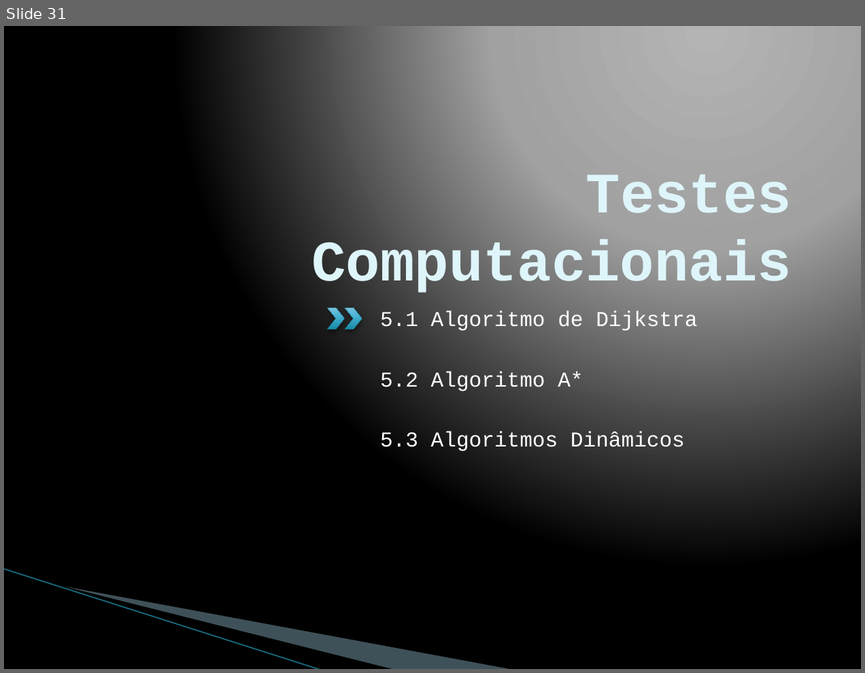
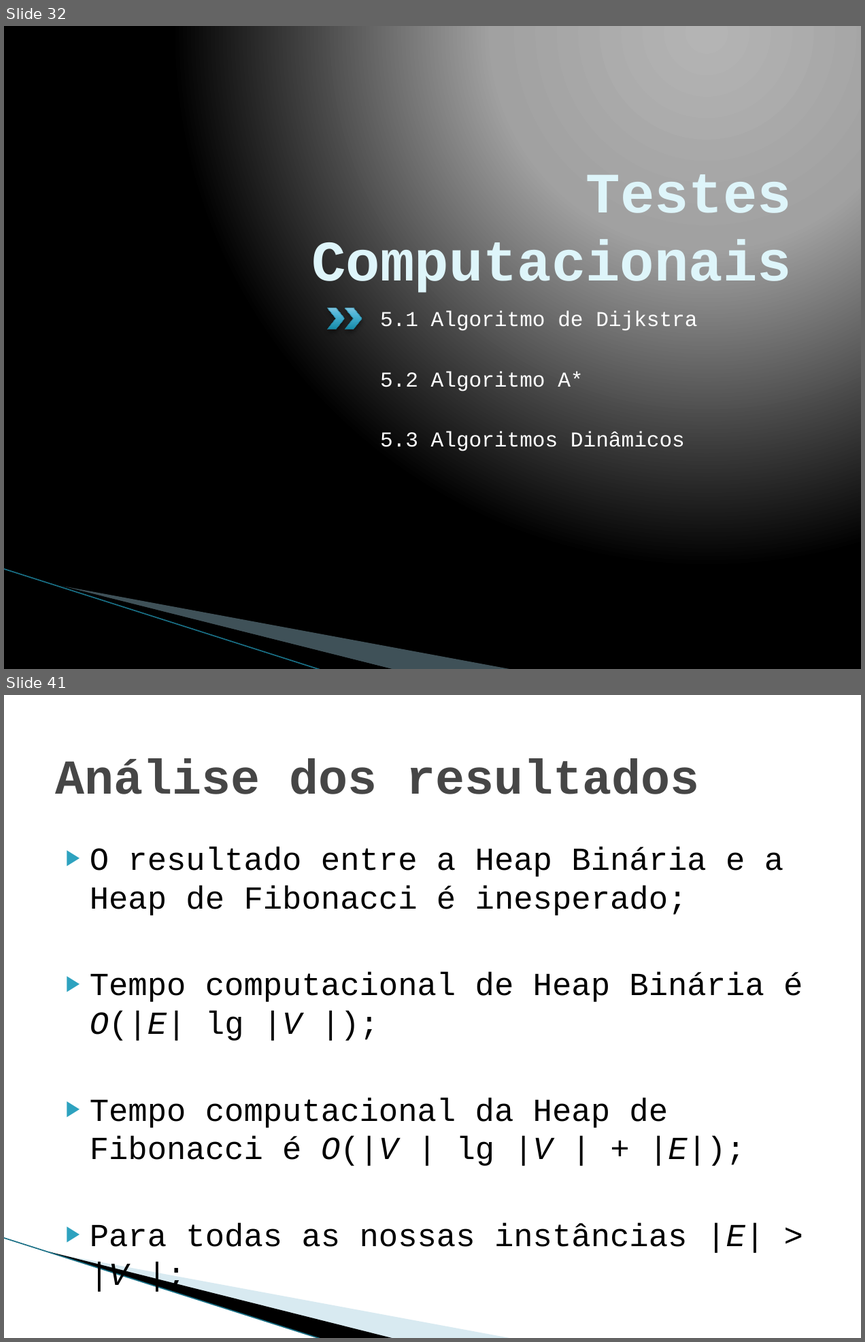
Before and after one commit to pedrohbh/PG-Dissertacao, a slide deck: Academia/Apresentação PG/Apresentação PG.pptx. Shown one above the other, each under a label of ours: slide 31 before the commit, slides 32 and 41 after it; the slides between them are not shown. The pictures are 865x673 and 865x1342 pixels, drawn with LibreOffice and Linux fonts; fonts in the diff are those of the drawing; background and template pictures are left out. Boxes give left, top, right and bottom in pixels: in the first picture for what was removed or moved away, otherwise in the second. Text is boxed around its words. In the diff, an @@ line names an element or a change of style, - is before the commit and + after.

```diff
--- a/Academia/Apresentação PG/Apresentação PG.pptx
+++ b/Academia/Apresentação PG/Apresentação PG.pptx
@@ slide 41 added at <box>4,695,861,1338</box>, background #FFFFFF; not listed: 3 template elements that a slide beside it also shows @@
@@ title added at <box>55,759,699,794</box>, 41 pt, text #464646, bold @@
+Análise dos resultados
@@ text added at <box>90,847,802,1253</box>, 27 pt, text #000000 @@
+▶ O resultado entre a Heap Binária e a Heap de Fibonacci é inesperado;
+▶ Tempo computacional de Heap Binária é O(|E| lg |V |);
+▶ Tempo computacional da Heap de Fibonacci é O(|V | lg |V | + |E|);
+▶ Para todas as nossas instâncias |E| > |V |;
@@ what was slide 31 is now slide 32 @@
```
Also in this commit, not shown: 1 slide changed, 12 other slides added, 6 other files.
